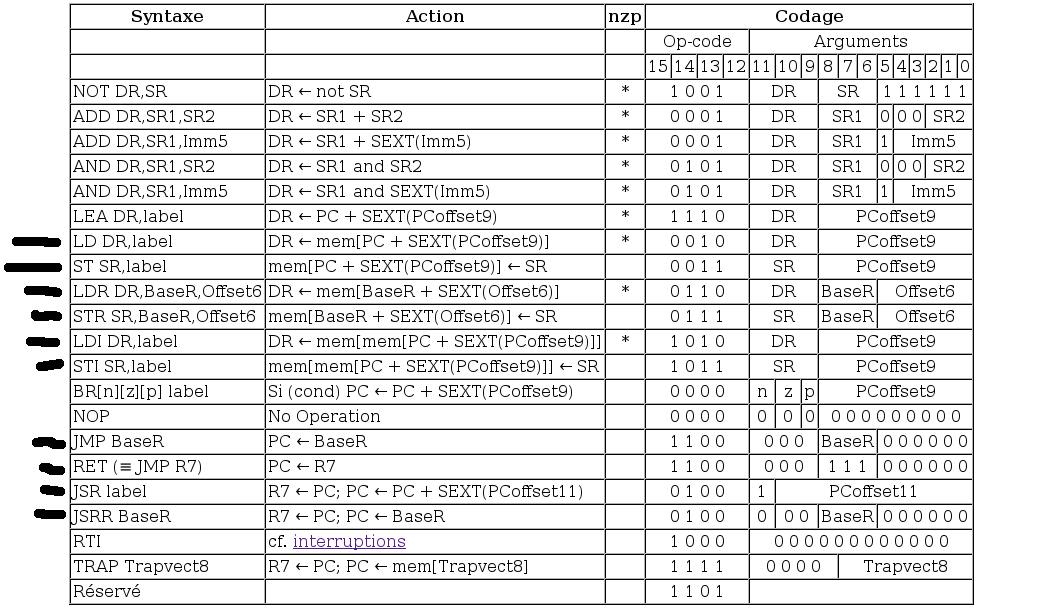
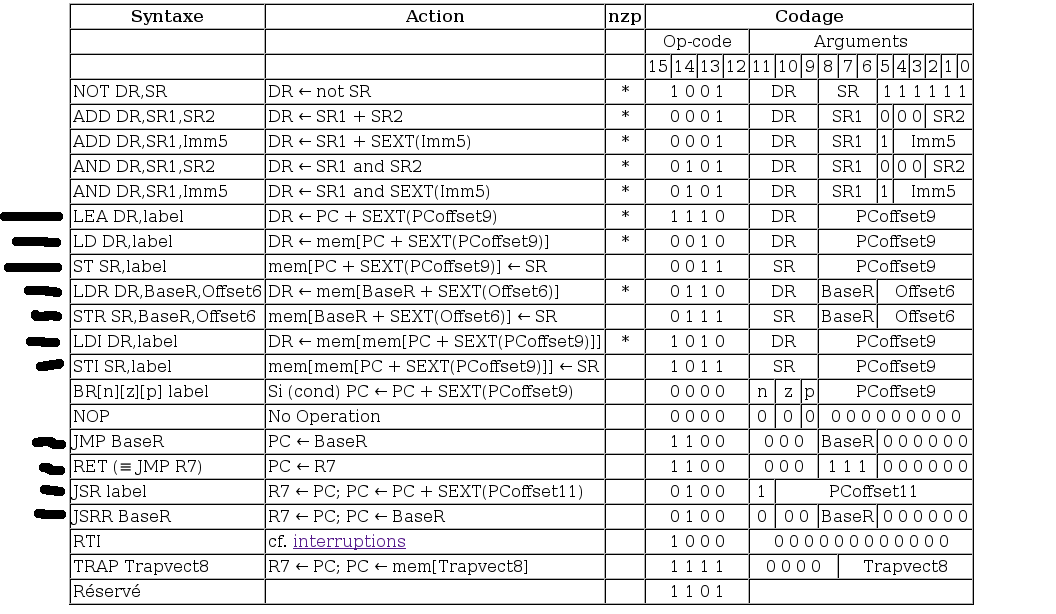
Layered file, before and after one edit (1056x614). Changes by layer:
painted on "Calque Copié" over [0, 212, 63, 221]
